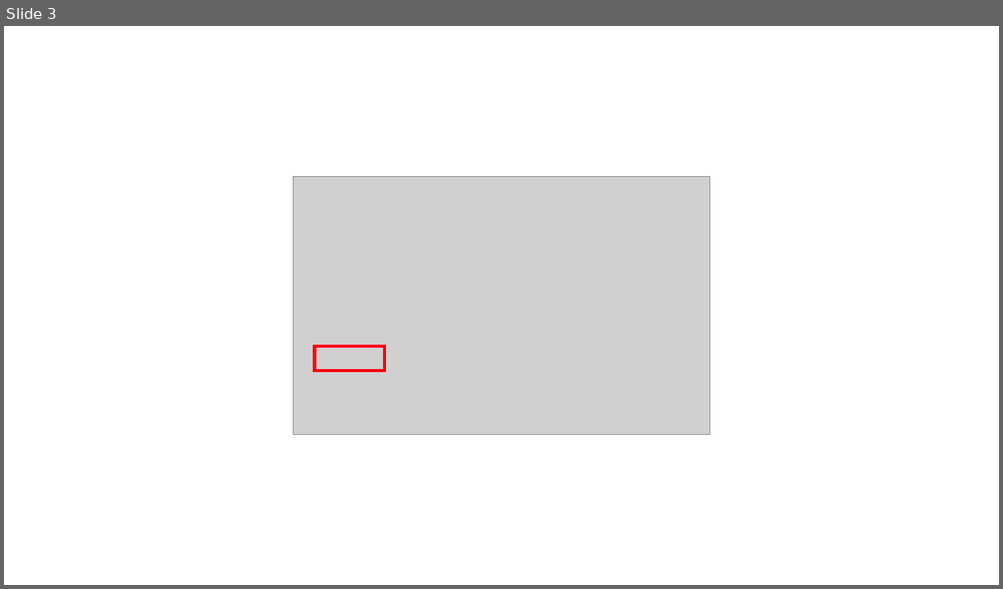
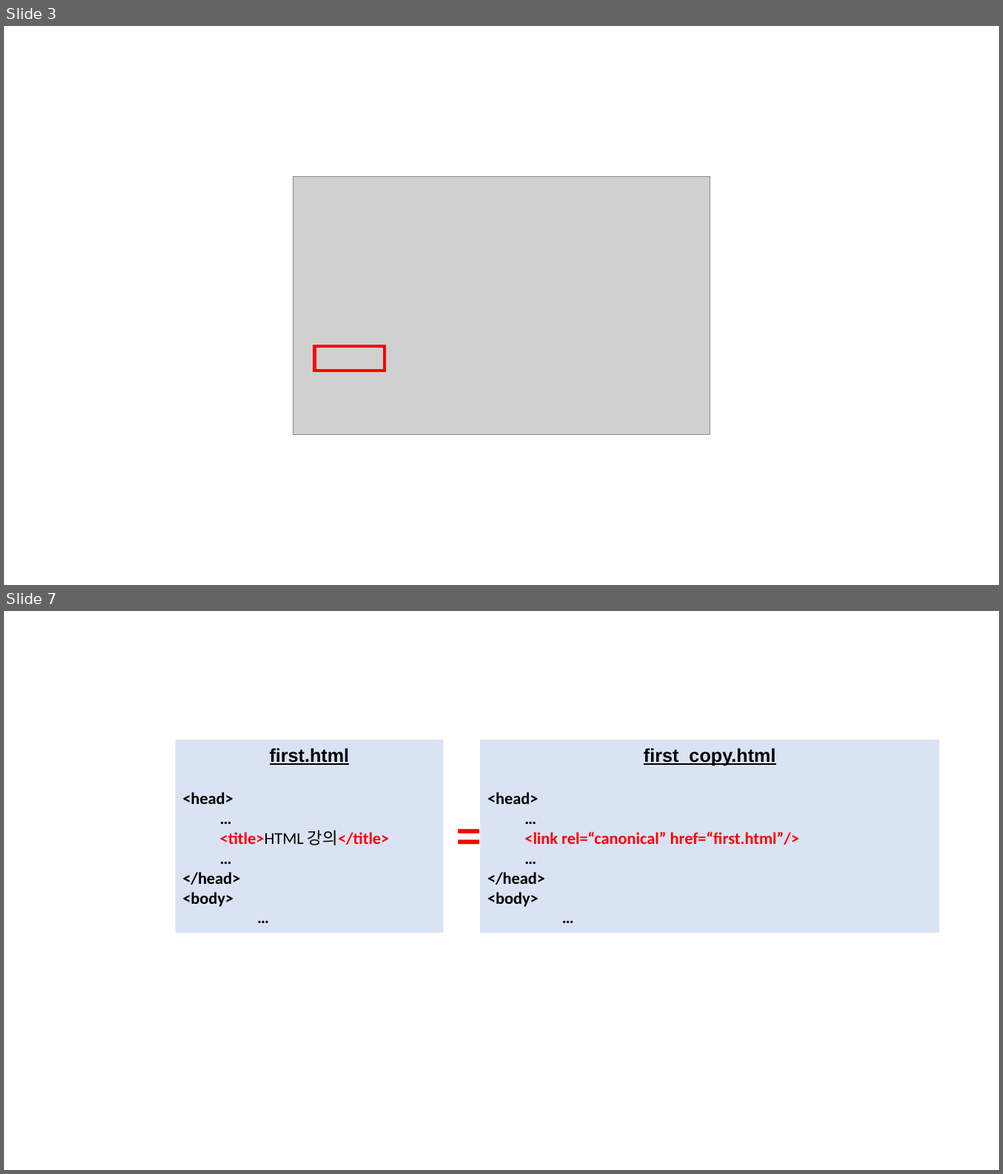
Before and after one commit to Han-Joon-Hyeok/TIL, a slide deck: HTML/images/images.pptx. Shown one above the other, each under a label of ours: slide 3 before the commit, slides 3 and 7 after it; the slides between them are not shown. The pictures are 1003x589 and 1003x1174 pixels, drawn with LibreOffice and Linux fonts; fonts in the diff are those of the drawing; grey boxes stand for pictures. Boxes give left, top, right and bottom in pixels: in the first picture for what was removed or moved away, otherwise in the second. Text is boxed around its words. In the diff, an @@ line names an element or a change of style, - is before the commit and + after.

```diff
--- a/HTML/images/images.pptx
+++ b/HTML/images/images.pptx
@@ slide 7 added at [4,611,999,1170], background #FFFFFF @@
@@ rectangle added at [176,740,444,934], fill #DAE3F3, 16 pt, text #000000, bold @@
+first.html
+<head>
+  …
+  <title>HTML 강의</title>
+  …
+</head>
+<body>
+…
@@ rectangle added at [480,740,939,934], fill #DAE3F3, 16 pt, text #FF0000, bold @@
+first_copy.html
+<head>
+  …
+  <link rel=“canonical” href=“first.html”/>
+  …
+</head>
+<body>
+…
@@ text added at [449,807,474,865], 40 pt, text #FF0000, bold @@
+=
```
Also in this commit, not shown: 3 other slides added, 7 other files.
